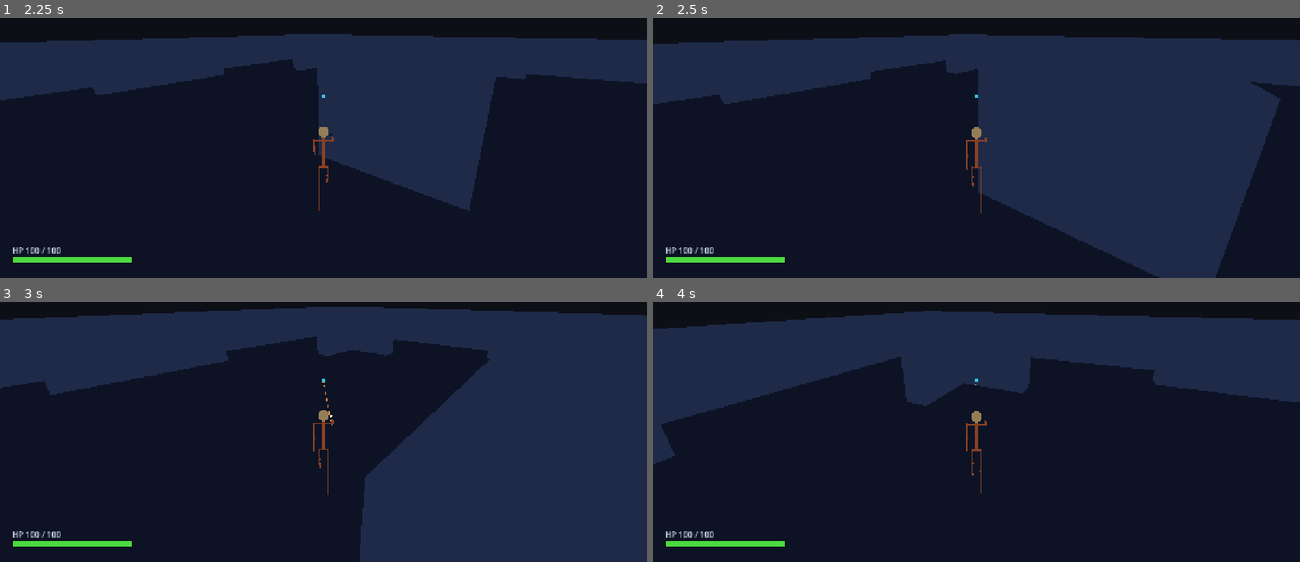
Above: before the commit, frames 1-4 (two rows, left to right).
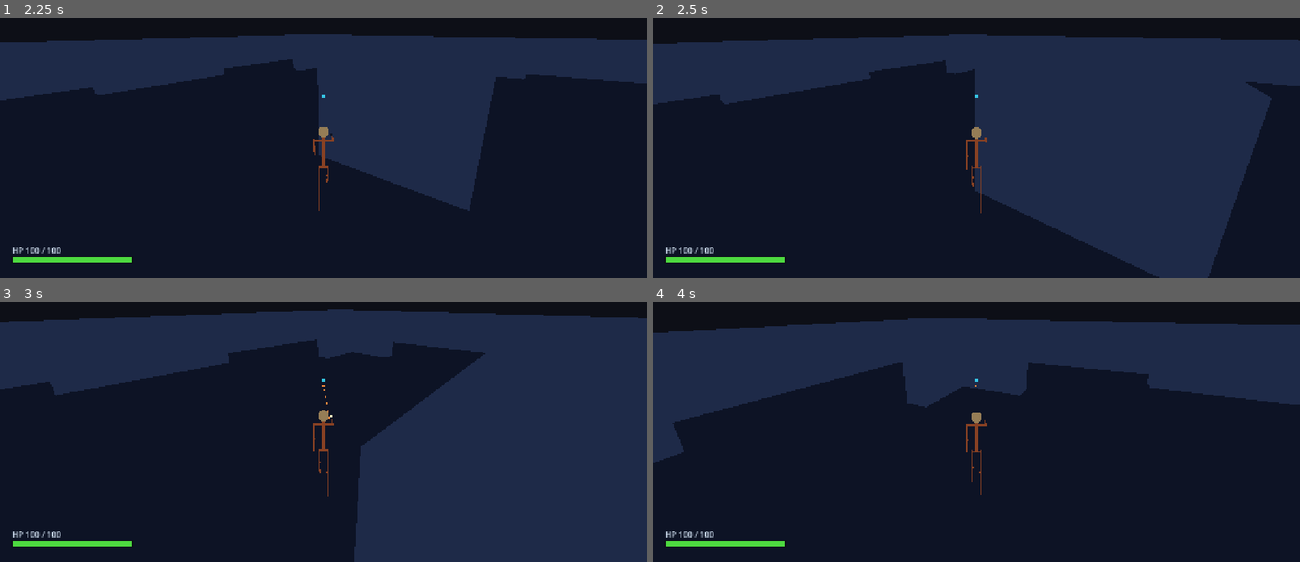
Above: after the commit, the same moments.

Repository: TCOTC/stick-skirmish
Game: Godot game, scene res://scenes/main.tscn
Two runs of this game, one before a commit and one after it. Both use one fixed random seed, a clock stepped at 60 frames per second and the inputs below.
Inputs (mouse positions are in pixels of both pictures, inside the frame that each line leads up to):
- Up to frame 1 (2.25 s): move the mouse to (465, 77) at 0.52 s; hold D (move_right) 0.53-1.28 s; right-click (465, 77) at 0.6 s; click (465, 77) at 0.67 s; tap Space (jump) at 0.77, 1.52 s; tap Shift (dash, bound only before the commit) at 0.8, 1.35 s; move the mouse to (291, 98) at 1.27 s; hold W (move_forward) from 1.28 s (still down); right-click (291, 98) at 1.55 s; move the mouse to (336, 90) at 2.02 s; right-click (336, 90) at 2.1 s
- Up to frame 2 (2.5 s): keep holding W (move_forward); tap Shift (dash, bound only before the commit) at 2.3 s
- Up to frame 3 (3 s): keep holding W (move_forward); move the mouse to (317, 385) at 2.77 s; tap Shift (dash, bound only before the commit) at 2.85 s; click (317, 385) at 2.92 s
- Up to frame 4 (4 s): keep holding W (move_forward); tap Space (jump) at 3.02, 3.77 s; right-click (970, 385) at 3.05 s; move the mouse to (1021, 385) at 3.52 s; press the mouse at (1021, 385) at 3.53 s; tap Shift (dash, bound only before the commit) at 3.8 s

Frame 1 is identical in both runs. In frame 2, 1.1% of the frame differs, in the area x 0-97%, y 6-100%; in frame 3, 3.8%; in frame 4, 3.8%, in the area x 0-100%, y 3-75%.

Commit message:
射击：后坐力（真抬准星、自行回落）与 Shift 下蹲
一、后坐力

开火时把准星抬起，然后自行回落。它是**真抬准星**：子弹方向取自镜头，
所以枪口与弹道会一起上去，而不是只晃一下画面。

三个可调参数（player.gd）：

  recoil_per_shot_deg  1.4   每发抬起多少度
  recoil_max_deg       7.0   连发时最多累积到多少度
  recoil_recovery      4.5   回落速度（指数逼近系数）

连发时的稳态抬升约等于 `每发角度 ÷ (1 - e^(-回落速度 × 射击间隔))`，默认约 3°。
初版取回落速度 7.0，稳态只有 2°，视觉上几乎看不出来，所以放缓到 4.5。
上限是必须的：没有它，按住扫射会把准星顶到天上。

实现上后坐力存在一个**独立的叠加量** `_recoil` 里，**不写回**鼠标控制的 `_pitch`：

  aim_pitch() = clamp(_pitch + _recoil, pitch_min, pitch_max)

写回 `_pitch` 的话，回落时会把鼠标瞄到的位置一起拽下来，表现是瞄准“自己往下飘”。
枪口姿态与同步出去的俯仰都取 `aim_pitch()`，所以对方的枪也会跟着抬。

二、Shift 下蹲

Shift 原本注册成 `dash` 但一直没有实现行为，现在改成 `crouch`：

- 相机从 2.5 米降到 2.2 米，移动速度降到 45%
- **后坐力降到 35%**，这就是“蹲下换稳定”的实惠
- 火柴人视觉上下蹲：骨盆降 0.32 米、膝盖多弯 0.85 弧度、躯干略前倾
- 蹲姿会同步给替身，别人看得到你蹲下了

下蹲只是**视觉上的蹲**：碰撞胶囊高度不变，所以现在还钻不进矮掩体。
要做成真下蹲得让胶囊也跟着缩，那是另一件事。

相机高度有下限：实测降到 1.6 米时，角色的头正好压在准星上（头顶到屏幕纵向 0.48，
而准星在 0.50）——刚给准星腾出来的位置又没了。取 2.2 米（0.56），
`--shoot` 里有一项断言守它。

三、检查加强

`--shoot` 从 9 项加到 17 项，新增：开火时准星被抬起、后坐力会自行回落、不超过上限、
按住 Shift 会下蹲、下蹲时相机降低、下蹲时准星仍不被自己挡住、下蹲后后坐力变小、
松开 Shift 能站起来。

后坐力这几项断言用的是**快照里报出来的配置值**（recoilPerShotDeg 等），
而不是在测试里另写一份常量——否则改配置就得同步改测试，等于两个真相来源。

火柴人自检新增下蹲姿态三项：骨盆明显降低、膝盖更弯、站起来能回到原高度。

Diff:
--- a/scripts/net.gd
+++ b/scripts/net.gd
@@ -183,7 +183,8 @@
 	# 广播：中继不做定向，rpc() 默认就是发给所有对端。
 	# 发的是**视觉朝向**（火柴人面朝哪边），不是 player.rotation.y（镜头朝向）：
 	# 本地火柴人跟着移动方向转，发镜头朝向的话双方看到的脸就不一致了。
-	rpc("_peer_state", my_id, _player.global_position, _visual_yaw(), _visual_pitch())
+	rpc("_peer_state", my_id, _player.global_position, _visual_yaw(), _visual_pitch(),
+		_visual_crouch())
 
 
 ## 问玩家节点要当前的外观朝向。外观策略属于 player.gd，这里不自己拼 rotation.y。
@@ -196,15 +197,23 @@
 
 
 ## 镜头俯仰。替身拿它摆枪口角度，不然对方的枪会一直平指。
+## 取的是**含后坐力**的生效俯仰（player.aim_pitch），否则开枪时对方的枪不会跟着抬。
 func _visual_pitch() -> float:
 	if _player != null and _player.has_method("aim_pitch"):
 		return float(_player.call("aim_pitch"))
 	return 0.0
 
 
+## 下蹲程度。替身据此摆蹲姿。
+func _visual_crouch() -> float:
+	if _player != null and _player.has_method("crouch_amount"):
+		return float(_player.call("crouch_amount"))
+	return 0.0
+
+
 ## 收到的每个包都会被标成来自 1 号，所以发送者身份只能自己写在参数里。
 @rpc("any_peer", "call_remote")
-func _peer_state(id: int, pos: Vector3, yaw: float, pitch: float) -> void:
+func _peer_state(id: int, pos: Vector3, yaw: float, pitch: float, crouch: float) -> void:
 	if id == my_id or id <= 1:
 		return
 
@@ -223,6 +232,7 @@
 	entry["pos"] = pos
 	entry["yaw"] = yaw
 	entry["pitch"] = pitch
+	entry["crouch"] = crouch
 	entry["at"] = now
 	entry["speed"] = speed
 	entry["grounded"] = pos.y < GROUND_Y_MAX
@@ -363,7 +373,8 @@
 		avatar.rotation.y = lerp_angle(avatar.rotation.y, float(entry["yaw"]), weight)
 		avatar.aim_pitch = float(entry.get("pitch", 0.0))
 		avatar.animate(
-			float(entry.get("speed", 0.0)), bool(entry.get("grounded", true)), delta
+			float(entry.get("speed", 0.0)), bool(entry.get("grounded", true)), delta,
+			float(entry.get("crouch", 0.0))
 		)
 
 
@@ -435,6 +446,34 @@
 	var shots := 0
 	if _player != null and "shots_fired" in _player:
 		shots = int(_player.get("shots_fired"))
+
+	# 后坐力与下蹲的实时值，供自动化检查验证“开火抬枪、松开回落、蹲下减后坐”。
+	var recoil := 0.0
+	var crouch := 0.0
+	var pitch_deg := 0.0
+	var cam_y := 0.0
+	# 后坐力与下蹲的配置值一并报出去：自动化检查据此断言，
+	# 这样改了配置之后测试会跟着变，而不是在测试里另写一份常量（两个真相来源）。
+	var recoil_per_shot_deg := 0.0
+	var recoil_max_deg := 0.0
+	var crouch_recoil_scale := 1.0
+	if _player != null:
+		if _player.has_method("recoil_deg"):
+			recoil = float(_player.call("recoil_deg"))
+		if _player.has_method("crouch_amount"):
+			crouch = float(_player.call("crouch_amount"))
+		if _player.has_method("aim_pitch"):
+			pitch_deg = rad_to_deg(float(_player.call("aim_pitch")))
+		var arm := _player.get_node_or_null("SpringArm")
+		if arm != null:
+			cam_y = arm.position.y
+		recoil_per_shot_deg = float(_player.get("recoil_per_shot_deg"))
+		recoil_max_deg = float(_player.get("recoil_max_deg"))
+		crouch_recoil_scale = float(_player.get("crouch_recoil_scale"))
+		recoil = snappedf(recoil, 0.01)
+		crouch = snappedf(crouch, 0.01)
+		pitch_deg = snappedf(pitch_deg, 0.01)
+		cam_y = snappedf(cam_y, 0.01)
 
 	# 替身的装饰件（命中框、头顶血条）是否还在。
 	# 它们挂在替身节点下，而外观重建曾经会把子节点全删掉，把这两个一起吞了——
@@ -465,6 +504,13 @@
 		"pos": [snappedf(pos.x, 0.01), snappedf(pos.y, 0.01), snappedf(pos.z, 0.01)],
 		"health": own_health,
 		"shots": shots,
+		"recoilDeg": recoil,
+		"crouch": crouch,
+		"pitchDeg": pitch_deg,
+		"camY": cam_y,
+		"recoilPerShotDeg": recoil_per_shot_deg,
+		"recoilMaxDeg": recoil_max_deg,
+		"crouchRecoilScale": crouch_recoil_scale,
 		"fx": _count_fx(),
 		"headScreenY": head_screen_y,
 	}
--- a/scripts/player.gd
+++ b/scripts/player.gd
@@ -33,6 +33,31 @@
 @export var max_range: float = 200.0
 ## 倒地后多久重生（秒）。
 @export var respawn_delay: float = 3.0
+
+## 每发抬起的俯仰角（度）。后坐力抬升是**真抬准星**：
+## 子弹方向取自镜头，所以枪口与弹道会一起上去，而不是只晃一下画面。
+@export var recoil_per_shot_deg: float = 1.4
+## 连发时后坐力最多累积到这个角度（度），否则持续扫射会把准星抬到天上。
+@export var recoil_max_deg: float = 7.0
+## 后坐力的回落速度（指数逼近系数）。它和射速一起决定连发时的稳态抬升：
+## 稳态 ≈ 每发角度 ÷ (1 - e^(-回落速度 × 射击间隔))。
+## 曾用 7.0，稳态只有约 2°，视觉上几乎看不出来，所以放缓到 4.5（稳态约 4°）。
+@export var recoil_recovery: float = 4.5
+
+## 站立时相机相对角色的高度（米）。下蹲时会降到 crouch_cam_y。
+##
+## crouch_cam_y 不能取太矮：相机一低，角色在画面上就升，蹲下时头会正好压在准星上
+## （实测 1.6 时头顶到屏幕纵向 0.48，而准星在 0.50）——刚腾出来的位置又没了。
+## 快照里的 headScreenY 可以核对，--shoot 模式也有一项断言守它。
+@export var stand_cam_y: float = 2.5
+@export var crouch_cam_y: float = 2.2
+## 下蹲后的移动速度倍率。
+@export var crouch_speed_scale: float = 0.45
+## 下蹲后后坐力的倍率。
+@export var crouch_recoil_scale: float = 0.35
+## 站立↔下蹲的过渡时长（秒）。
+@export var crouch_time: float = 0.18
+
 ## 刚接管鼠标后这段时间内不开火：那一次点击是用来锁定指针的，不该顺手打出一发。
 const FIRE_BLOCK_AFTER_CAPTURE := 0.25
 
@@ -44,7 +69,12 @@
 # 用 preload 而不是全局类名：headless 与 --script 模式不会写 .godot 里的全局类缓存。
 const StickFigureScript := preload("res://scripts/stick_figure.gd")
 
+# 鼠标控制的**基准**俯仰。后坐力不写进这里，否则回落时会把鼠标的瞄准一起拽走。
 var _pitch: float = -0.22
+# 后坐力额外抬起的角度（弧度），会自行回落到 0。
+var _recoil := 0.0
+# 下蹲程度：0 = 站立，1 = 完全蹲下。
+var _crouch := 0.0
 var _gravity: float = 24.0
 # 是否处于"正在操作"状态。判定标准就是鼠标是否被锁定：
 # 光标还露在外面（还没点进游戏，或者刚按了 Esc）就不该能操作。
@@ -71,6 +101,7 @@
 	_ensure_actions()
 	_gravity = float(ProjectSettings.get_setting("physics/3d/default_gravity", 9.8))
 	_arm.rotation.x = _pitch
+	_arm.position.y = stand_cam_y
 	_build_figure()
 	if figure != null:
 		figure.equip_gun()
@@ -132,6 +163,11 @@
 	_fire_cd = maxf(0.0, _fire_cd - delta)
 	_fire_block = maxf(0.0, _fire_block - delta)
 
+	# 这三件事与生死无关（倒地时枪口姿态也要正确收尾），所以放在存活判断之前。
+	_update_recoil(delta)
+	_update_stance(active, delta)
+	_apply_aim()
+
 	if not alive:
 		_tick_respawn(delta)
 		# 倒地时不能让旧速度留着，否则尸体会滑行
@@ -153,18 +189,70 @@
 	elif active and Input.is_action_just_pressed("jump"):
 		velocity.y = jump_velocity
 
-	velocity.x = dir.x * move_speed
-	velocity.z = dir.z * move_speed
+	# 下蹲会明显拖慢移动，这样“蹲下换稳定”才有代价
+	var speed := move_speed * lerpf(1.0, crouch_speed_scale, _crouch)
+	velocity.x = dir.x * speed
+	velocity.z = dir.z * speed
 	move_and_slide()
 
 	# 步态用水平速度驱动：走快摆幅大、停下回直立、离地换空中姿势。
 	if figure != null:
-		# 持枪姿态要跟着镜头俯仰，否则枪口与子弹方向不一致
-		figure.aim_pitch = _pitch
-		figure.animate(Vector2(velocity.x, velocity.z).length(), is_on_floor(), delta)
+		# 持枪姿态要跟着镜头俯仰（含后坐力），否则枪口与子弹方向不一致
+		figure.aim_pitch = aim_pitch()
+		figure.animate(
+			Vector2(velocity.x, velocity.z).length(), is_on_floor(), delta, _crouch
+		)
 
 	if active and _fire_block <= 0.0 and Input.is_action_pressed("fire"):
 		_try_fire()
+
+
+## 后坐力自行回落。它是**叠加**在基准俯仰上的，不写回 `_pitch`，
+## 否则回落时会把鼠标瞄到的位置一起拽下来（瞄准会“自己往下飘”）。
+func _update_recoil(delta: float) -> void:
+	if _recoil <= 0.0:
+		return
+	_recoil = lerpf(_recoil, 0.0, 1.0 - exp(-recoil_recovery * delta))
+	if _recoil < 0.0005:
+		_recoil = 0.0
+
+
+## 站立↔下蹲的过渡。下蹲只改相机高度与移动速度，碰撞胶囊高度不变——
+## 所以现在是“视觉上的蹲”，还没法真的钻进矮掩体。要做成真下蹲得同步改胶囊。
+func _update_stance(active: bool, delta: float) -> void:
+	var want_crouch := active and Input.is_action_pressed("crouch") and is_on_floor()
+	var target := 1.0 if want_crouch else 0.0
+	var step := delta / maxf(0.01, crouch_time)
+	_crouch = move_toward(_crouch, target, step)
+	_arm.position.y = lerpf(stand_cam_y, crouch_cam_y, _crouch)
+
+
+## 当前生效的俯仰 = 鼠标基准 + 后坐力。子弹方向与枪口都取这个值。
+func aim_pitch() -> float:
+	return clampf(
+		_pitch + _recoil, deg_to_rad(pitch_min_deg), deg_to_rad(pitch_max_deg)
+	)
+
+
+func _apply_aim() -> void:
+	_arm.rotation.x = aim_pitch()
+
+
+## 下蹲程度（0 站、1 蹲）。供自动化检查与网络同步读取。
+func crouch_amount() -> float:
+	return _crouch
+
+
+## 当前后坐力抬升的角度（度）。供自动化检查读取。
+func recoil_deg() -> float:
+	return rad_to_deg(_recoil)
+
+
+## 开一发的后坐力。累积有上限（recoil_max_deg），否则按住扫射会把准星顶到天上。
+func _kick_recoil() -> void:
+	var scale := lerpf(1.0, crouch_recoil_scale, _crouch)
+	var kick := deg_to_rad(recoil_per_shot_deg * scale)
+	_recoil = minf(_recoil + kick, deg_to_rad(recoil_max_deg))
 
 
 ## 身体随方向键偏转一点，**不超过 lean_deg**。镜头不跟随这个偏转。
@@ -216,11 +304,6 @@
 	if figure != null and figure.gun != null:
 		return figure.muzzle_position()
 	return global_position
-
-
-## 镜头俯仰（弧度）。同步出去是为了让替身的枪口角度与对方一致。
-func aim_pitch() -> float:
-	return _pitch
 
 
 ## 子弹方向（单位向量）。它由**相机射线打到哪**决定，而不是直接取相机朝向。
@@ -246,6 +329,10 @@
 		return
 	_fire_cd = fire_rate
 	shots_fired += 1
+
+	# 后坐力：抬准星。它改的是 _recoil（叠加层），所以回落时不会把鼠标瞄的位置带走；
+	# 下蹲时按 crouch_recoil_scale 削减，这就是“蹲下换稳定”的实惠。
+	_kick_recoil()
 
 	var from := _camera.global_position
 	var dir := -_camera.global_transform.basis.z
@@ -392,7 +479,8 @@
 		"move_left": [KEY_A, KEY_LEFT],
 		"move_right": [KEY_D, KEY_RIGHT],
 		"jump": [KEY_SPACE],
-		"dash": [KEY_SHIFT],
+		# 这里曾经叫 dash，但一直没有实现行为；现在 Shift 是下蹲。
+		"crouch": [KEY_SHIFT],
 	}
 	for action_name in key_bindings:
 		if InputMap.has_action(action_name):
--- a/scripts/stick_figure.gd
+++ b/scripts/stick_figure.gd
@@ -112,6 +112,13 @@
 	["neck", Vector3.ZERO, SHOULDER_X * 2.0 + 0.06, 0.95],     # 肩：连两条手臂
 ]
 
+# 下蹲姿态：[骨盆下降幅度, 膝盖额外弯曲, 大腿额外前摆, 躯干额外前倾]
+# 骨盆下降只是“跷跷板”式的视觉下蹲，**不改碰撞胶囊**，所以现在钻不进矮掩体。
+const CROUCH_DROP := 0.32
+const CROUCH_KNEE := 0.85
+const CROUCH_LEG := 0.30
+const CROUCH_LEAN := 0.16
+
 # 关节球：[骨骼, 相对位置, 半径系数]。填住两段圆柱转动时裂开的 V 形缝。
 const JOINTS: Array = [
 	["upper_arm_l", Vector3.ZERO, 1.35],
@@ -421,7 +428,8 @@
 
 
 ## 每帧驱动步态。本机玩家传物理速度；替身传由收到的位置差分算出的速度。
-func animate(move_speed: float, grounded: bool, delta: float) -> void:
+## crouch 是下蹲程度（0 站、1 蹲），替身由同步过来的值给出。
+func animate(move_speed: float, grounded: bool, delta: float, crouch := 0.0) -> void:
 	if _skeleton == null:
 		return
 
@@ -464,6 +472,16 @@
 	bob = lerpf(bob, 0.0, _air)
 	lean = lerpf(lean, -AIR_LEAN, _air)
 
+	# 下蹲：降低胟部、膝盖更弯、大腿略微前摆、躯干略前倾。
+	# 膝盖只能向后弯，所以这里在原有负值基础上再减。
+	if crouch > 0.001:
+		bob -= CROUCH_DROP * crouch
+		knee_l -= CROUCH_KNEE * crouch
+		knee_r -= CROUCH_KNEE * crouch
+		leg_l += CROUCH_LEG * crouch
+		leg_r += CROUCH_LEG * crouch
+		lean -= CROUCH_LEAN * crouch
+
 	_set_rot("upper_leg_l", leg_l)
 	_set_rot("upper_leg_r", leg_r)
 	_set_rot("lower_leg_l", knee_l)
--- a/tools/stick-check.gd
+++ b/tools/stick-check.gd
@@ -52,6 +52,17 @@
 func _count_bones(fig: Node) -> int:
 	var skeleton := fig.get_node_or_null("Skeleton3D") as Skeleton3D
 	return skeleton.get_bone_count() if skeleton != null else 0
+
+
+## 某根骨头默认姿态下的世界高度。读 pose 而不是 rest，因为附件跟的是 pose。
+func _bone_y(fig: Node, bone_name: String) -> float:
+	var skeleton := fig.get_node_or_null("Skeleton3D") as Skeleton3D
+	if skeleton == null:
+		return 0.0
+	var idx := skeleton.find_bone(bone_name)
+	if idx < 0:
+		return 0.0
+	return skeleton.get_bone_global_pose(idx).origin.y
 
 
 ## 检查每根骨头上的 BoneAttachment3D 是否真的绑上了骨头、并且挂着该有的网格。
@@ -475,6 +486,37 @@
 	)
 	fig.apply_style(0)
 
+	# --- 下蹲姿态 ---
+	# 站直与蹲下各跑一会儿，比较骨头高度与膝盖角度：一定要“看得见地矮下去”。
+	for i in 30:
+		fig.animate(0.0, true, 1.0 / 60.0, 0.0)
+	var stand_hips := _bone_y(fig, "hips")
+	var stand_knee: float = fig.bone_angle("lower_leg_l")
+
+	for i in 30:
+		fig.animate(0.0, true, 1.0 / 60.0, 1.0)
+	var crouch_hips := _bone_y(fig, "hips")
+	var crouch_knee: float = fig.bone_angle("lower_leg_l")
+
+	_check(
+		crouch_hips < stand_hips - 0.2,
+		"下蹲时骨盆明显降低",
+		"站立 %.2f → 蹲下 %.2f 米" % [stand_hips, crouch_hips]
+	)
+	_check(
+		crouch_knee < stand_knee - 0.4,
+		"下蹲时膝盖更弯",
+		"站立 %.2f → 蹲下 %.2f 弧度" % [stand_knee, crouch_knee]
+	)
+	# 蹲完要能站起来，不然判定通过但姿态会卡住
+	for i in 60:
+		fig.animate(0.0, true, 1.0 / 60.0, 0.0)
+	_check(
+		absf(_bone_y(fig, "hips") - stand_hips) < 0.02,
+		"站起来后骨盆回到原高度",
+		"%.2f 米" % _bone_y(fig, "hips")
+	)
+
 
 ## 替身头顶的血条：这个类单独验一遍，因为它在联机侧是动态创建的，
 ## 建失败时只表现为“画面里看不到”，很难定位。
Not shown, changed: AGENTS.md
